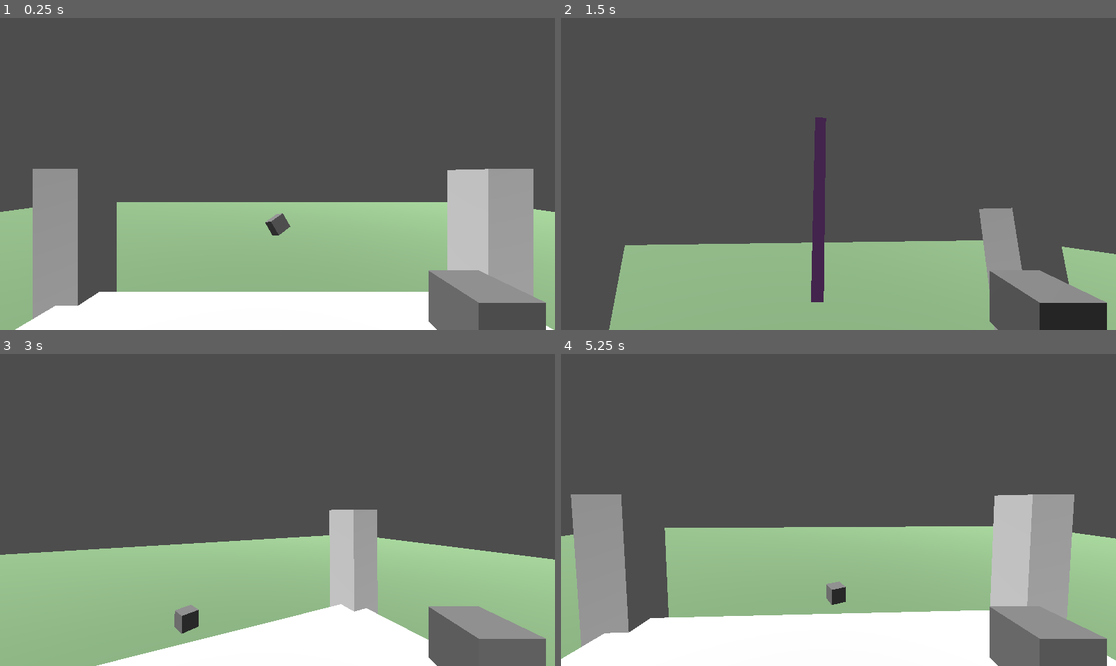
Above: before the commit, frames 1-4 (two rows, left to right).
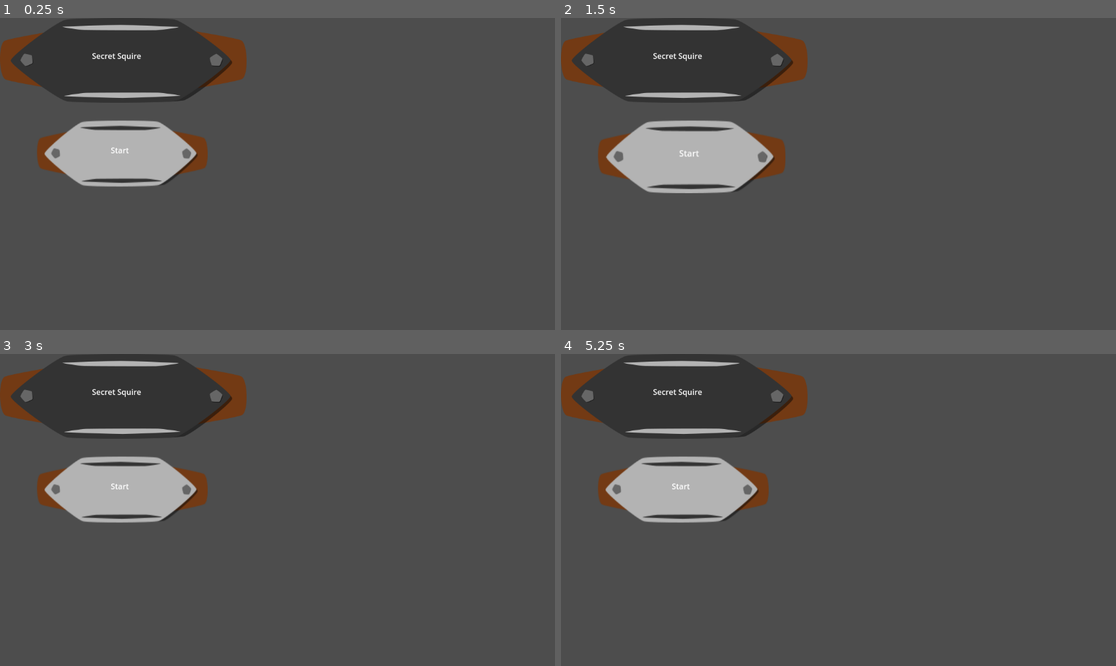
Above: after the commit, the same moments.

Repository: CodeyWinslow/brackeys_2025_1
Game: Godot game, scene res://scenes/GUI/StartMenu/main_menu.tscn
Two runs of this game, one before a commit and one after it. Both use one fixed random seed, a clock stepped at 60 frames per second and the inputs below. Before the commit the project starts from res://LeviTestingGround/CharacterPlayground.tscn.
Inputs (mouse positions are in pixels of both pictures, inside the frame that each line leads up to):
- Up to frame 1 (0.25 s): no input
- Up to frame 2 (1.5 s): click (683, 152) at 0.5 s, where only the run after the commit has a clickable "Start"; click (694, 155) at 1.25 s, where only the run after the commit has a clickable "Start"
- Up to frame 3 (3 s): click (133, 491) at 2 s, where only the run after the commit has a clickable "Start"; tap Enter at 2.75 s; move the mouse to (305, 510) at 2.77 s
- Up to frame 4 (5.25 s): tap Space at 3.5, 5 s; move the mouse to (810, 510) at 3.52 s; tap Enter at 4.25 s; move the mouse to (849, 503) at 4.27 s; move the mouse to (832, 516) at 5.02 s

The runs differ from the first frame. In frame 1, 54% of the frame differs, in the area x 0-100%, y 0-100%; in frame 2, 40%; in frame 3, 52%; in frame 4, 58%.

Commit message:
main menu now starting scene

Diff:
--- a/godot/brackeyssnipergame/project.godot
+++ b/godot/brackeyssnipergame/project.godot
@@ -11,7 +11,7 @@
 [application]
 
 config/name="BrackeysSniperGame"
-run/main_scene="res://LeviTestingGround/CharacterPlayground.tscn"
+run/main_scene="res://scenes/GUI/StartMenu/main_menu.tscn"
 config/features=PackedStringArray("4.3", "GL Compatibility")
 config/icon="res://assets/textures/icon.svg"
 
